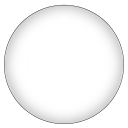
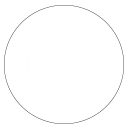
Before/after of a (128, 128) layered artwork. What changed in the layer stack:
hid "Layer 6" over box(4, 4, 124, 124)
